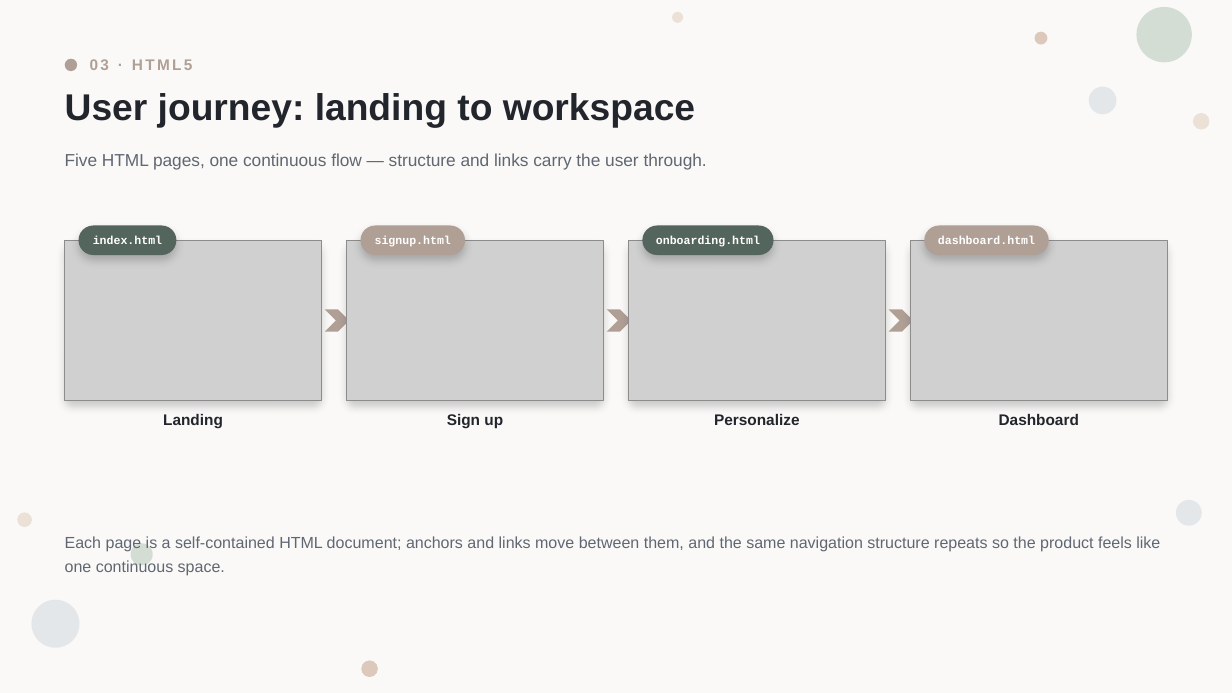
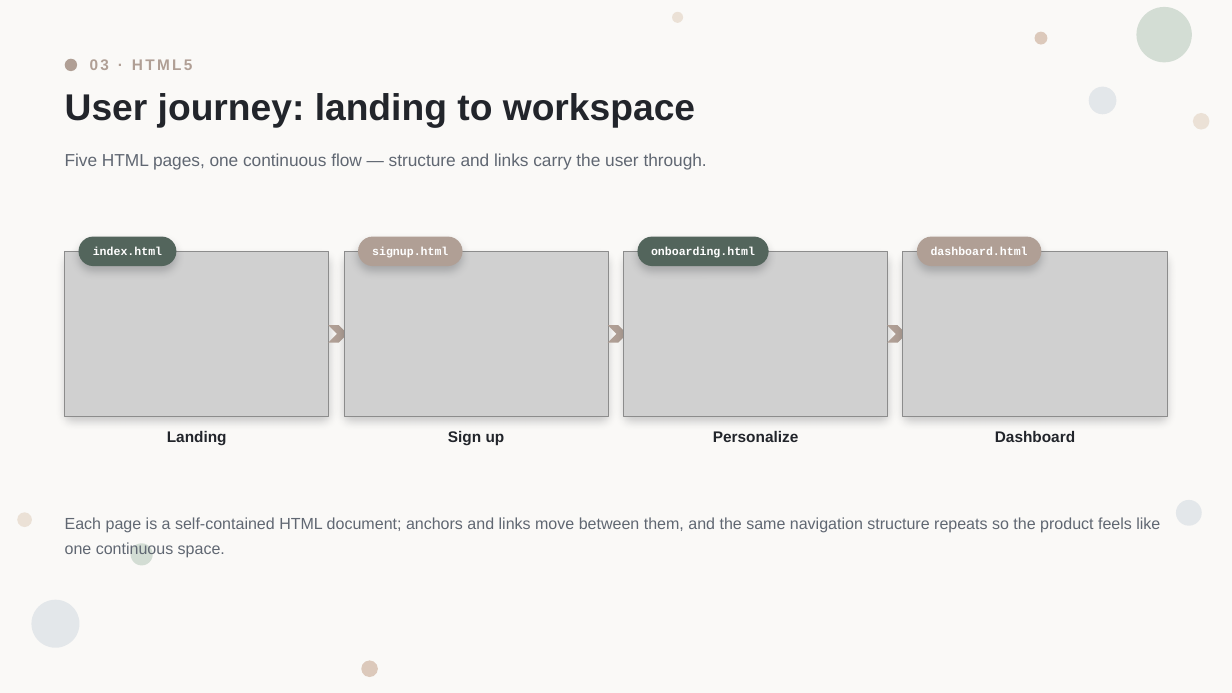
Before and after one commit to Manan-2007/Synora, a slide deck: slide 9 of presentation/Synora_Final_Project_Presentation.pptx. Drawn at 1232x693 pixels with LibreOffice and Linux fonts; fonts in the diff are those of the drawing; grey boxes stand for pictures. Boxes give left, top, right and bottom in pixels: in the first picture for what was removed or moved away, otherwise in the second. Text is boxed around its words. In the diff, an @@ line names an element or a change of style, - is before the commit and + after.

```diff
--- a/presentation/Synora_Final_Project_Presentation.pptx
+++ b/presentation/Synora_Final_Project_Presentation.pptx
@@ rounded rectangle "index.html": place and size @@
-rounded rectangle "index.html" at [79,226,177,255]
+rounded rectangle "index.html" at [79,237,177,266]
@@ rounded rectangle "signup.html": place and size @@
-rounded rectangle "signup.html" at [360,226,465,255]
+rounded rectangle "signup.html" at [358,237,462,266]
@@ rounded rectangle "onboarding.html": place and size @@
-rounded rectangle "onboarding.html" at [642,226,774,255]
+rounded rectangle "onboarding.html" at [638,237,769,266]
@@ rounded rectangle "dashboard.html": place and size @@
-rounded rectangle "dashboard.html" at [924,226,1049,255]
+rounded rectangle "dashboard.html" at [917,237,1042,266]
@@ picture: place and size @@
-picture at [65,240,322,401]
+picture at [65,251,329,417]
@@ rounded rectangle: place and size @@
-rounded rectangle at [65,240,322,401]
+rounded rectangle at [65,251,329,417]
@@ picture: place and size @@
-picture at [347,240,604,401]
+picture at [344,251,608,417]
@@ rounded rectangle: place and size @@
-rounded rectangle at [347,240,604,401]
+rounded rectangle at [344,251,608,417]
@@ picture: place and size @@
-picture at [628,240,885,401]
+picture at [624,251,888,417]
@@ rounded rectangle: place and size @@
-rounded rectangle at [628,240,885,401]
+rounded rectangle at [624,251,888,417]
@@ picture: place and size @@
-picture at [910,240,1167,401]
+picture at [903,251,1167,417]
@@ rounded rectangle: place and size @@
-rounded rectangle at [910,240,1167,401]
+rounded rectangle at [903,251,1167,417]
@@ chevron: place and size @@
-chevron at [325,310,349,332]
+chevron at [328,325,348,343]
@@ chevron: place and size @@
-chevron at [607,310,631,332]
+chevron at [608,325,628,343]
@@ chevron: place and size @@
-chevron at [889,310,913,332]
+chevron at [887,325,907,343]
@@ text "Landing": place and size @@
-text "Landing" at [163,414,223,428]
+text "Landing" at [167,431,227,446]
@@ text "Sign up": place and size @@
-text "Sign up" at [447,414,503,428]
+text "Sign up" at [448,431,505,446]
@@ text "Personalize": place and size @@
-text "Personalize" at [714,414,799,425]
+text "Personalize" at [713,431,798,442]
@@ text "Dashboard": place and size @@
-text "Dashboard" at [999,414,1079,425]
+text "Dashboard" at [995,431,1075,442]
@@ text "Each page is a self-contained ...": place and size @@
-text "Each page is a self-contained ..." at [65,536,1160,576]
+text "Each page is a self-contained ..." at [65,517,1160,558]
```
Also in this commit, not shown: 3 other slides changed, 42 other files.
